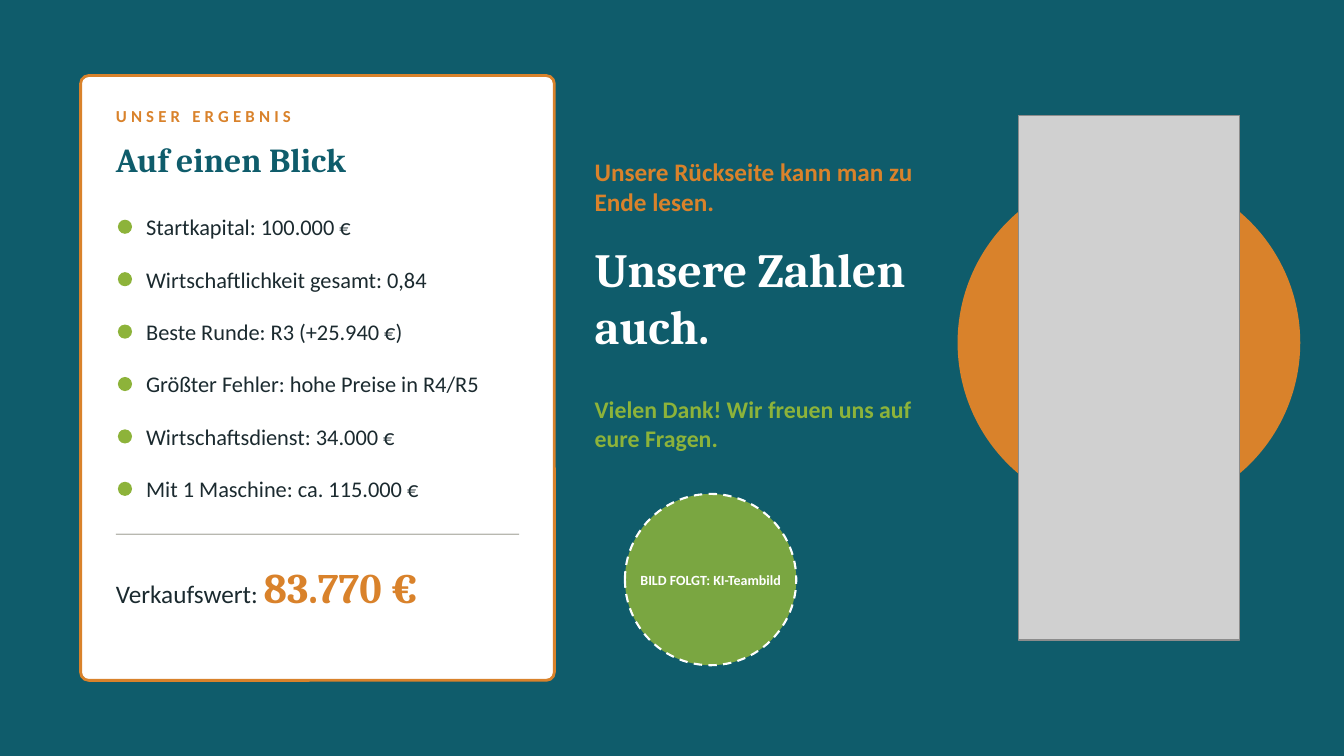
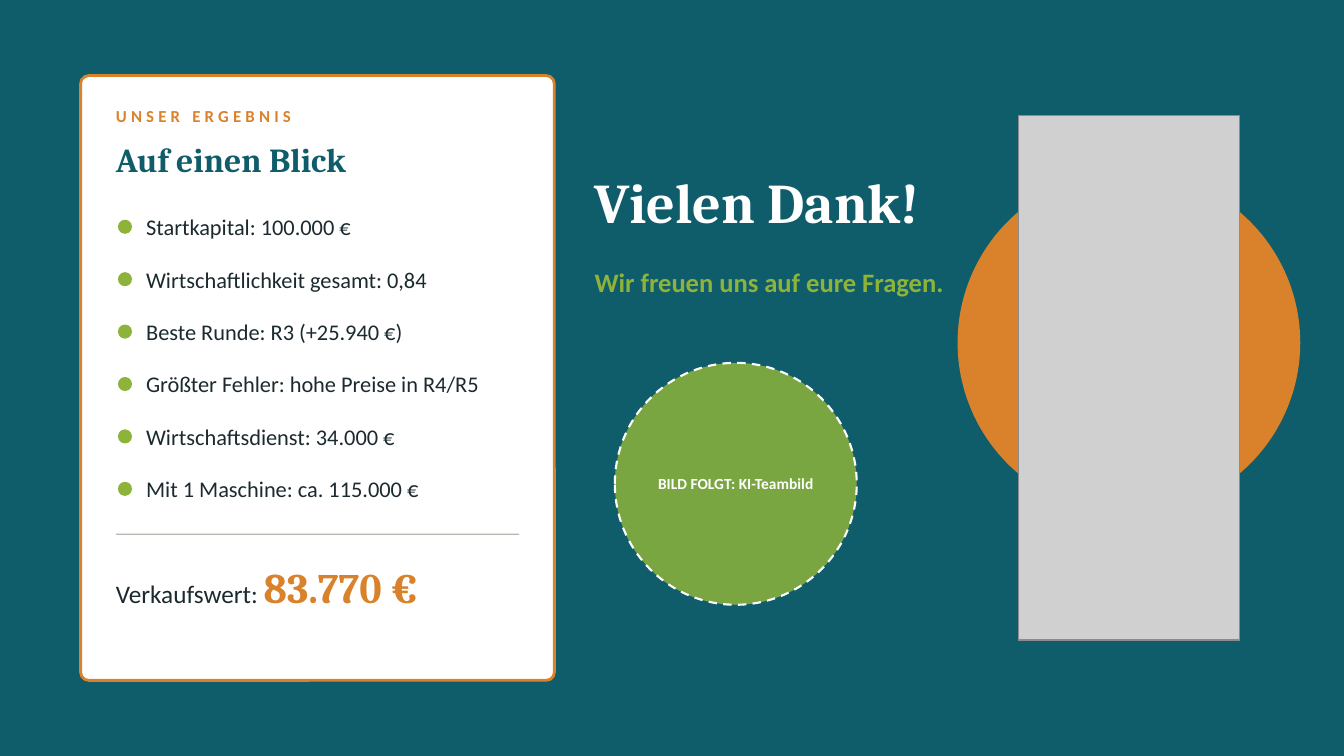
Before and after one commit to jofy0002/claude-workspace, a slide deck: slide 12 of endpraesentation/Elbharz_Endpraesentation.pptx. Drawn at 1344x756 pixels with LibreOffice and Linux fonts; fonts in the diff are those of the drawing; grey boxes stand for pictures. Boxes give left, top, right and bottom in pixels: in the first picture for what was removed or moved away, otherwise in the second. Text is boxed around its words. In the diff, an @@ line names an element or a change of style, - is before the commit and + after.

```diff
--- a/endpraesentation/Elbharz_Endpraesentation.pptx
+++ b/endpraesentation/Elbharz_Endpraesentation.pptx
@@ text at <box>595,184,920,224</box>: text changed; size 18 to 40 pt; font Calibri to Cambria; text colour #D9822B to #FFFFFF @@
-Unsere Rückseite kann man zu Ende lesen.
+Vielen Dank!
@@ text removed at <box>595,254,906,345</box> @@
-Unsere Zahlen auch.
@@ text at <box>595,273,943,297</box>: text changed; size 17 to 19 pt @@
-Vielen Dank! Wir freuen uns auf eure Fragen.
+Wir freuen uns auf eure Fragen.
@@ ellipse: place and size @@
-ellipse at <box>625,494,797,665</box>
+ellipse at <box>615,363,857,605</box>
@@ text "BILD FOLGT: KI-Teambild": place and size @@
-text "BILD FOLGT: KI-Teambild" at <box>640,575,780,585</box>
+text "BILD FOLGT: KI-Teambild" at <box>658,478,814,489</box>
@@ text "BILD FOLGT: KI-Teambild" at <box>658,478,814,489</box>: size 10 to 11 pt @@
```
Also in this commit, not shown: 12 other slides changed, 1 slide added, 4 other files.
